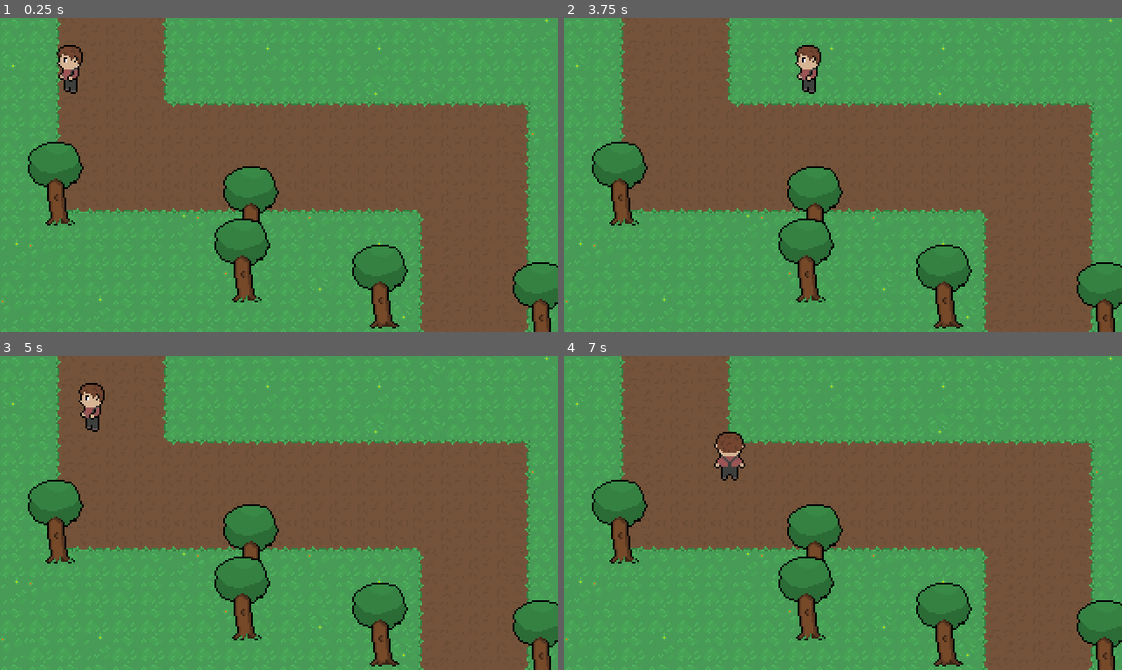
Above: before the commit, frames 1-4 (two rows, left to right).
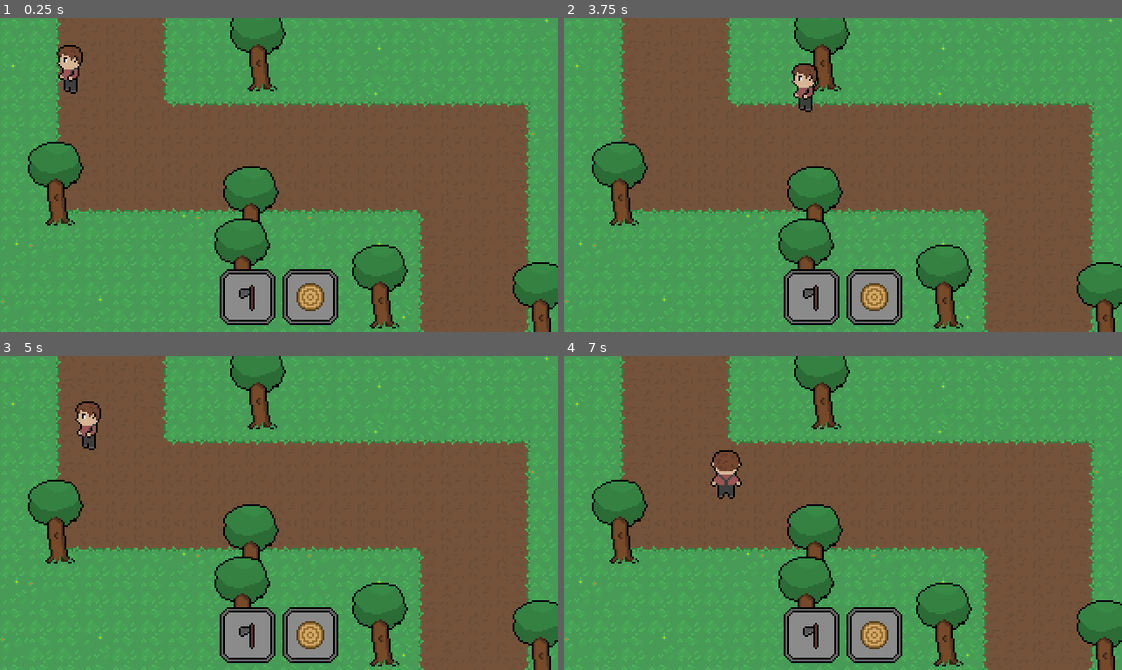
Above: after the commit, the same moments.

Repository: mickveldhuis/city-building-concept
Game: Godot game, scene res://scenes/world.tscn
Two runs of this game, one before a commit and one after it. Both use one fixed random seed, a clock stepped at 60 frames per second and the inputs below.
Inputs (mouse positions are in pixels of both pictures, inside the frame that each line leads up to):
- Up to frame 1 (0.25 s): no input
- Up to frame 2 (3.75 s): tap Enter at 0.5 s; move the mouse to (965, 159) at 0.52 s; hold D (move_right) 0.53-1.28 s; right-click (965, 159) at 0.6 s; click (965, 159) at 0.8 s; move the mouse to (731, 190) at 1.27 s; hold S (move_down) 1.28-2.03 s; click (731, 190) at 1.35 s; right-click (731, 190) at 1.55 s; move the mouse to (898, 105) at 2.02 s; hold D (move_right) 2.03-2.78 s; right-click (898, 105) at 2.1 s; click (898, 105) at 2.3 s; move the mouse to (815, 237) at 2.77 s; hold W (move_up) 2.78-3.53 s; click (815, 237) at 2.85 s; right-click (815, 237) at 3.05 s; move the mouse to (1010, 222) at 3.52 s; hold A (move_left) from 3.53 s (still down); right-click (1010, 222) at 3.6 s
- Up to frame 3 (5 s): keep holding A (move_left); click (446, 560) at 3.8 s; move the mouse to (111, 465) at 4.27 s; click (111, 465) at 4.35 s; right-click (111, 465) at 4.55 s
- Up to frame 4 (7 s): move the mouse to (870, 513) at 5.02 s; release A (move_left) at 5.03 s; hold S (move_down) 5.03-5.78 s; right-click (870, 513) at 5.1 s; click (870, 513) at 5.3 s; move the mouse to (759, 434) at 5.77 s; hold D (move_right) 5.78-6.53 s; click (759, 434) at 5.85 s; right-click (759, 434) at 6.05 s; move the mouse to (965, 497) at 6.52 s; hold W (move_up) from 6.53 s (still down); right-click (965, 497) at 6.6 s; click (965, 497) at 6.8 s

The runs differ from the first frame. In frame 1, 4.8% of the frame differs, in the area x 39-72%, y 0-99%; in frame 2, 5.3%; in frame 3, 5.4%; in frame 4, 5.6%, in the area x 26-72%, y 0-99%.

Commit message:
Add a two-slot inventory UI scene, one tool slot and an item slot

Diff:
--- a/objects/player/player.gd
+++ b/objects/player/player.gd
@@ -27,10 +27,7 @@
 
 
 func _process (delta):
-	var input_vector = global_position - get_global_mouse_position()
-	input_vector = input_vector.normalized()
-
-	ray_cast.cast_to = input_vector * interaction_dist
+	update_raycast_position()
 
 	if Input.is_action_just_pressed("action"):
 		interact(false)
@@ -72,15 +69,15 @@
 #		state = PlayerState.ACTION
 		pass
 
-func attack_state(delta):
+func attack_state(delta) -> void:
 	pass
 
 
-func action_state(delta):
+func action_state(delta) -> void:
 	pass
 
 
-func move():
+func move() -> void:
 	velocity = move_and_slide(velocity)
 
 
@@ -90,3 +87,10 @@
 			ray_cast.get_collider().on_hit(self, tool_dmg)
 		elif not is_attack and ray_cast.get_collider().has_method("on_interact"):
 			ray_cast.get_collider().on_interact(self)
+
+
+func update_raycast_position() -> void:
+	var mouse_dir = ray_cast.global_position - get_global_mouse_position()
+	mouse_dir = mouse_dir.normalized()
+
+	ray_cast.cast_to = mouse_dir * interaction_dist
--- a/objects/player/player.tscn
+++ b/objects/player/player.tscn
@@ -103,6 +103,7 @@
 [sub_resource type="AnimationNodeStateMachinePlayback" id=12]
 
 [node name="Player" type="KinematicBody2D"]
+collision_mask = 6
 script = ExtResource( 1 )
 
 [node name="Sprite" type="Sprite" parent="."]
@@ -129,8 +130,9 @@
 parameters/idle/blend_position = Vector2( 0, 0 )
 
 [node name="RayCast2D" type="RayCast2D" parent="."]
-position = Vector2( 0, -6 )
+position = Vector2( 0, -5 )
 rotation = 3.14159
 enabled = true
 cast_to = Vector2( 0, 10 )
+collision_mask = 4
 collide_with_areas = true
--- a/objects/scenery/tree.gd
+++ b/objects/scenery/tree.gd
@@ -1,8 +1,10 @@
 extends StaticBody2D
+
 
 var hp : int = 5
 
 onready var anim_player : AnimationPlayer = $AnimationPlayer
+
 
 func _ready() -> void:
 	anim_player.playback_speed = 10
--- a/objects/scenery/tree.tscn
+++ b/objects/scenery/tree.tscn
@@ -4,9 +4,9 @@
 [ext_resource path="res://objects/scenery/tree.gd" type="Script" id=2]
 [ext_resource path="res://objects/scenery/hurtbox.gd" type="Script" id=3]
 
-[sub_resource type="CapsuleShape2D" id=4]
-radius = 2.99998
-height = 12.0
+[sub_resource type="CapsuleShape2D" id=1]
+radius = 1.99998
+height = 14.0
 
 [sub_resource type="Animation" id=2]
 resource_name = "death"
@@ -66,6 +66,7 @@
 extents = Vector2( 6, 10 )
 
 [node name="Tree" type="StaticBody2D"]
+collision_layer = 2
 script = ExtResource( 2 )
 
 [node name="Sprite" type="Sprite" parent="."]
@@ -75,18 +76,20 @@
 frame = 1
 
 [node name="CollisionShape2D" type="CollisionShape2D" parent="."]
-position = Vector2( 2, -3 )
+position = Vector2( 3, -2 )
 rotation = 1.5708
-shape = SubResource( 4 )
+shape = SubResource( 1 )
 
 [node name="AnimationPlayer" type="AnimationPlayer" parent="."]
 anims/death = SubResource( 2 )
 
 [node name="Hurtbox" type="Area2D" parent="."]
+collision_layer = 4
 script = ExtResource( 3 )
 
 [node name="CollisionShape2D" type="CollisionShape2D" parent="Hurtbox"]
 modulate = Color( 1, 0.164706, 0.164706, 1 )
 position = Vector2( 1, -10 )
+z_index = 10
 shape = SubResource( 3 )
 [connection signal="hurtbox_hit" from="Hurtbox" to="." method="_on_hurtbox_hit"]
--- a/scenes/world.tscn
+++ b/scenes/world.tscn
@@ -1,9 +1,10 @@
-[gd_scene load_steps=7 format=2]
+[gd_scene load_steps=8 format=2]
 
 [ext_resource path="res://objects/player/player.tscn" type="PackedScene" id=1]
 [ext_resource path="res://assets/grass_collection.png" type="Texture" id=2]
 [ext_resource path="res://assets/dirt_collection.png" type="Texture" id=3]
 [ext_resource path="res://objects/scenery/tree.tscn" type="PackedScene" id=4]
+[ext_resource path="res://ui/ui.tscn" type="PackedScene" id=5]
 
 [sub_resource type="TileSet" id=1]
 0/name = "grass_collection.png 0"
@@ -54,6 +55,10 @@
 [node name="World" type="Node2D"]
 scale = Vector2( 1, 0.998968 )
 
+[node name="CanvasLayer" type="CanvasLayer" parent="."]
+
+[node name="UI" parent="CanvasLayer" instance=ExtResource( 5 )]
+
 [node name="Ground" type="TileMap" parent="."]
 tile_set = SubResource( 1 )
 cell_size = Vector2( 16, 16 )
@@ -68,39 +73,27 @@
 format = 1
 tile_data = PoolIntArray( -65534, 0, 65536, -65533, 0, 65537, -65532, 0, 65537, -65531, 0, 65538, 2, 0, 65536, 3, 0, 65 …(1716 unchanged characters)…
 
-[node name="YSort2" type="YSort" parent="."]
+[node name="YSort" type="YSort" parent="."]
 
-[node name="Trees" type="YSort" parent="YSort2"]
+[node name="Trees" type="YSort" parent="YSort"]
 
-[node name="Tree" parent="YSort2/Trees" instance=ExtResource( 4 )]
+[node name="Tree" parent="YSort/Trees" instance=ExtResource( 4 )]
 position = Vector2( 139, 163 )
 
-[node name="Tree2" parent="YSort2/Trees" instance=ExtResource( 4 )]
+[node name="Tree2" parent="YSort/Trees" instance=ExtResource( 4 )]
 position = Vector2( 32, 119.123 )
 
-[node name="Tree (bare)" parent="YSort2/Trees" instance=ExtResource( 4 )]
+[node name="Tree3" parent="YSort/Trees" instance=ExtResource( 4 )]
+position = Vector2( 148, 42.0434 )
+
+[node name="Tree (bare)" parent="YSort/Trees" instance=ExtResource( 4 )]
 position = Vector2( 218, 178.184 )
 
-[node name="Sprite" parent="YSort2/Trees/Tree (bare)" index="0"]
-frame = 0
-
-[node name="Tree (bare)2" parent="YSort2/Trees" instance=ExtResource( 4 )]
+[node name="Tree (bare)2" parent="YSort/Trees" instance=ExtResource( 4 )]
 position = Vector2( 310, 188.194 )
 
-[node name="Sprite" parent="YSort2/Trees/Tree (bare)2" index="0"]
-frame = 0
-
-[node name="Tree (bare)3" parent="YSort2/Trees" instance=ExtResource( 4 )]
+[node name="Tree (bare)3" parent="YSort/Trees" instance=ExtResource( 4 )]
 position = Vector2( 144, 133.137 )
 
-[node name="Sprite" parent="YSort2/Trees/Tree (bare)3" index="0"]
-frame = 0
-
-[node name="Player" parent="YSort2" instance=ExtResource( 1 )]
+[node name="Player" parent="YSort" instance=ExtResource( 1 )]
 position = Vector2( 40.363, 43.3062 )
-
-[editable path="YSort2/Trees/Tree (bare)"]
-
-[editable path="YSort2/Trees/Tree (bare)2"]
-
-[editable path="YSort2/Trees/Tree (bare)3"]
--- /dev/null
+++ b/ui/inventory.tscn
@@ -0,0 +1,49 @@
+[gd_scene load_steps=4 format=2]
+
+[ext_resource path="res://assets/ui/inventory_slot.png" type="Texture" id=1]
+[ext_resource path="res://assets/ui/wood_icon.png" type="Texture" id=2]
+[ext_resource path="res://assets/ui/axe_icon.png" type="Texture" id=3]
+
+[node name="Inventory" type="HBoxContainer"]
+margin_left = 126.0
+margin_top = 4.0
+margin_right = 194.0
+margin_bottom = 36.0
+__meta__ = {
+"_edit_use_anchors_": false
+}
+
+[node name="ToolSlot" type="TextureRect" parent="."]
+margin_right = 32.0
+margin_bottom = 32.0
+texture = ExtResource( 1 )
+
+[node name="Tool" type="TextureRect" parent="ToolSlot"]
+anchor_right = 1.0
+anchor_bottom = 1.0
+margin_left = 8.0
+margin_top = 8.0
+margin_right = -8.0
+margin_bottom = -8.0
+texture = ExtResource( 3 )
+__meta__ = {
+"_edit_use_anchors_": false
+}
+
+[node name="ItemSlot" type="TextureRect" parent="."]
+margin_left = 36.0
+margin_right = 68.0
+margin_bottom = 32.0
+texture = ExtResource( 1 )
+
+[node name="Item" type="TextureRect" parent="ItemSlot"]
+anchor_right = 1.0
+anchor_bottom = 1.0
+margin_left = 8.0
+margin_top = 8.0
+margin_right = -8.0
+margin_bottom = -8.0
+texture = ExtResource( 2 )
+__meta__ = {
+"_edit_use_anchors_": false
+}
--- /dev/null
+++ b/ui/ui.tscn
@@ -0,0 +1,27 @@
+[gd_scene load_steps=3 format=2]
+
+[ext_resource path="res://ui/ui_theme.tres" type="Theme" id=1]
+[ext_resource path="res://ui/inventory.tscn" type="PackedScene" id=2]
+
+[node name="UI" type="Control"]
+anchor_right = 1.0
+anchor_bottom = 1.0
+theme = ExtResource( 1 )
+__meta__ = {
+"_edit_use_anchors_": false
+}
+
+[node name="MarginContainer" type="MarginContainer" parent="."]
+anchor_top = 1.0
+anchor_right = 1.0
+anchor_bottom = 1.0
+margin_top = -40.0
+__meta__ = {
+"_edit_use_anchors_": false
+}
+
+[node name="CenterContainer" type="CenterContainer" parent="MarginContainer"]
+margin_right = 320.0
+margin_bottom = 40.0
+
+[node name="Inventory" parent="MarginContainer/CenterContainer" instance=ExtResource( 2 )]
--- /dev/null
+++ b/ui/ui_theme.tres
@@ -0,0 +1,18 @@
+[gd_resource type="Theme" load_steps=3 format=2]
+
+[ext_resource path="res://assets/fonts/dogica/dogica.otf" type="DynamicFontData" id=1]
+
+[sub_resource type="DynamicFont" id=1]
+size = 7
+font_data = ExtResource( 1 )
+
+[resource]
+Label/colors/font_color = Color( 1, 1, 1, 1 )
+Label/colors/font_color_shadow = Color( 0, 0, 0, 0 )
+Label/colors/font_outline_modulate = Color( 1, 1, 1, 1 )
+Label/constants/line_spacing = 3
+Label/constants/shadow_as_outline = 0
+Label/constants/shadow_offset_x = 1
+Label/constants/shadow_offset_y = 1
+Label/fonts/font = SubResource( 1 )
+Label/styles/normal = null
Binary file added: assets/fonts/dogica/dogica.otf
Binary file added: assets/fonts/dogica/dogicabold.otf
Binary file added: assets/fonts/dogica/dogicapixel.otf
Binary file added: assets/fonts/dogica/dogicapixelbold.otf
Binary file added: assets/ui/axe_icon.png
Not shown, added: assets/ui/axe_icon.png.import
Binary file added: assets/ui/inventory_slot.png
Not shown, added: assets/ui/inventory_slot.png.import
Binary file added: assets/ui/wood_icon.png
Not shown, added: assets/ui/wood_icon.png.import
